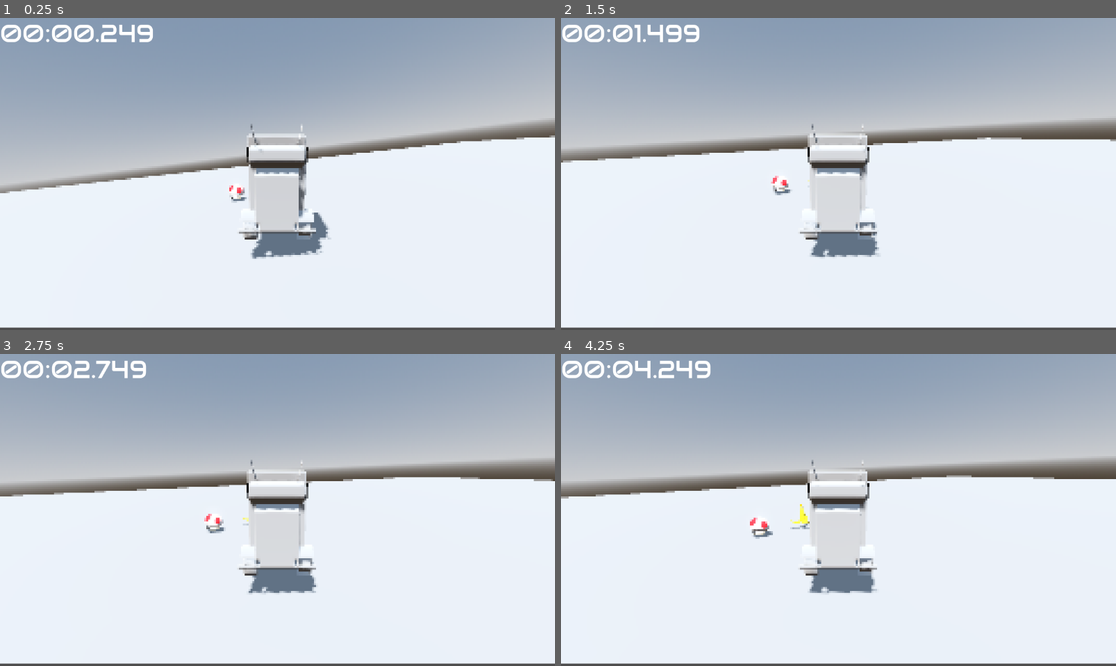
Above: before the commit, frames 1-4 (two rows, left to right).
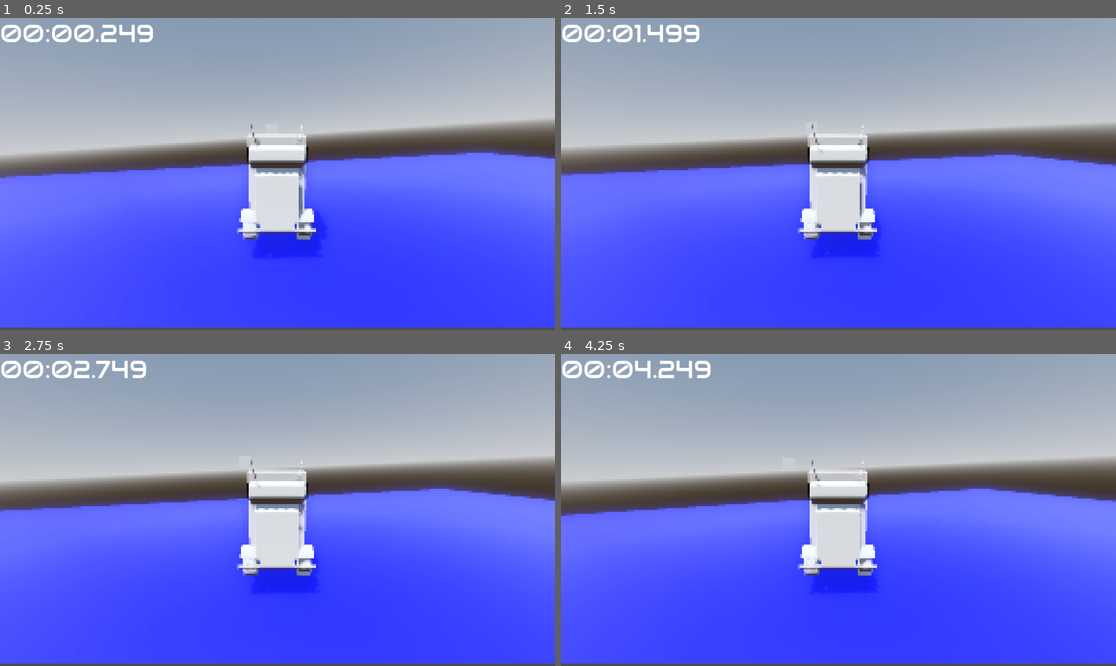
Above: after the commit, the same moments.

Repository: HyeG18/Juego-Carreras-Retro
Game: Godot game, scene res://scenes/game/pruebaMapar.tscn
Same seed, same stepped clock (60 frames per second), same inputs: the game is played once before the commit and once after it. This scene is started directly instead of the project's main scene.
Inputs (mouse positions are in pixels of both pictures, inside the frame that each line leads up to):
- Up to frame 1 (0.25 s): no input
- Up to frame 2 (1.5 s): tap Enter (ui_accept) at 0.5, 0.77 s; move the mouse to (866, 174) at 0.52 s; hold D (derecha) 0.53-1.28 s; tap W (acelerar) at 0.6 s; move the mouse to (810, 174) at 1.27 s; hold A (izquierda) from 1.28 s (still down); tap S (retroceder) at 1.35 s
- Up to frame 3 (2.75 s): tap Enter (ui_accept) at 1.52 s; move the mouse to (288, 503) at 2.02 s; release A (izquierda) at 2.03 s; hold D (derecha) from 2.03 s (still down); tap W (acelerar) at 2.1 s
- Up to frame 4 (4.25 s): move the mouse to (832, 516) at 2.77 s; tap S (retroceder) at 2.85 s; tap Enter (ui_accept) at 3.02, 3.77 s; move the mouse to (877, 513) at 3.52 s; release D (derecha) at 3.53 s; hold A (izquierda) from 3.53 s (still down); tap W (acelerar) at 3.6 s

The runs differ from the first frame. In frame 1, 57% of the frame differs, in the area x 0-100%, y 33-100%; in frame 2, 57%; in frame 3, 55%; in frame 4, 55%.

Commit message:
Add Suelo to the Mapa and color Blue to the missing space

Diff:
--- a/scenes/game/Mundo.tscn
+++ b/scenes/game/Mundo.tscn
@@ -1,8 +1,10 @@
-[gd_scene load_steps=8 format=3 uid="uid://b0bc6fa4urger"]
+[gd_scene load_steps=10 format=3 uid="uid://b0bc6fa4urger"]
 
-[ext_resource type="PackedScene" uid="uid://brpt4wnfb70sf" path="res://scenes/game/power_up_honguito.tscn" id="2_t54x5"]
+[ext_resource type="PackedScene" uid="uid://31otwn4nd158" path="res://assets/maps/mapa.glb" id="1_7qphv"]
+[ext_resource type="Script" uid="uid://bnn6cqj6j1apc" path="res://scenes/game/suelo_color.gd" id="1_85bk1"]
+[ext_resource type="PackedScene" path="res://scenes/game/power_up_honguito.tscn" id="2_t54x5"]
 [ext_resource type="PackedScene" uid="uid://dl6k1lffi3njb" path="res://scenes/game/Vehiculo.tscn" id="3_7qphv"]
-[ext_resource type="PackedScene" uid="uid://ds6d62uih0hle" path="res://scenes/game/banana.tscn" id="3_dmp64"]
+[ext_resource type="PackedScene" path="res://scenes/game/banana.tscn" id="3_dmp64"]
 
 [sub_resource type="ProceduralSkyMaterial" id="ProceduralSkyMaterial_xsxc0"]
 sky_horizon_color = Color(0.662243, 0.671743, 0.686743, 1)
@@ -74,15 +76,13 @@
 
 [node name="Mapa" type="Node3D" parent="."]
 
-[node name="Suelo" type="CSGBox3D" parent="Mapa"]
-transform = Transform3D(1, 0, 0, 0, 1, 0, 0, 0, 1, 0, -0.585351, 0)
-use_collision = true
-size = Vector3(100, 1, 100)
-
 [node name="Obstacle" type="CSGBox3D" parent="Mapa"]
 transform = Transform3D(-0.000354824, -0.0131895, 0.999913, 0.999638, -0.0268923, 0, 0.02689, 0.999551, 0.0131943, -0.212783, 0.866072, -13.0569)
 use_collision = true
 size = Vector3(5, 1, 5)
+
+[node name="mapa" parent="Mapa" instance=ExtResource("1_7qphv")]
+transform = Transform3D(1, 0, 0, 0, 1, 0, 0, 0, 1, -26.1449, 13.2873, 49.7863)
 
 [node name="Area3D" parent="." instance=ExtResource("2_t54x5")]
 transform = Transform3D(-0.445085, -0.0399305, 0.894598, 0.0494366, 0.996386, 0.0690698, -0.894123, 0.0749678, -0.441502, 2.36871, -0.671278, 16.3047)
@@ -91,20 +91,13 @@
 transform = Transform3D(1, 0, 0, 0, 1, 0, 0, 0, 1, -0.142087, -0.085351, 17.2896)
 
 [node name="Nissan GTR" parent="." instance=ExtResource("3_7qphv")]
-transform = Transform3D(0.994101, 0.0164577, -0.107204, -0.0163628, 0.999865, 0.00176457, 0.107219, 0, 0.994235, 0.569, 0, 10.166)
-
-[node name="Map" parent="."]
-_import_path = NodePath("")
-unique_name_in_owner = false
-process_mode = 0
-process_priority = 0
-process_physics_priority = 0
-process_thread_group = 0
-physics_interpolation_mode = 0
-auto_translate_mode = 0
-editor_description = ""
-transform = Transform3D(1, 0, 0, 0, 1, 0, 0, 0, 1, -12.9296, 18.5917, 80.9195)
-script = null
+transform = Transform3D(0.999793, 0.0133995, -0.0153136, -0.0135187, 0.999879, -0.00770832, 0.0152081, 0.00791379, 0.999853, -1.77264, -3.9398, -99.1603)
 
 [node name="InvisibleWalls" type="StaticBody3D" parent="."]
 script = SubResource("GDScript_dmp64")
+
+[node name="Suelo" type="CSGBox3D" parent="."]
+transform = Transform3D(1, 0, 0, 0, 1, 0, 0, 0, 1, 2.18784, -5.36191, -104.833)
+use_collision = true
+size = Vector3(52.5167, 1, 44.1237)
+script = ExtResource("1_85bk1")
--- /dev/null
+++ b/scenes/game/suelo_color.gd
@@ -0,0 +1,23 @@
+extends CSGBox3D
+
+func _ready():
+	print("Script ejecutándose en: ", name)
+
+	# Crear material
+	var nuevo_material = StandardMaterial3D.new()
+	nuevo_material.albedo_color = Color(0, 0, 1)  # Azul puro
+
+	# Propiedades para hacerlo muy visible
+	nuevo_material.metallic = 0.0
+	nuevo_material.roughness = 0.5
+	nuevo_material.emission_enabled = true  # ¡Hace que brille en la oscuridad!
+	nuevo_material.emission = Color(0, 0, 0.5)  # Emisión azul suave
+
+	material = nuevo_material
+	print("Material asignado")
+
+	# Verificar si realmente se asignó
+	if material:
+		print("Material existe:", material.resource_name)
+	else:
+		print("ERROR: Material no asignado")
Not shown, added: scenes/game/suelo_color.gd.uid
